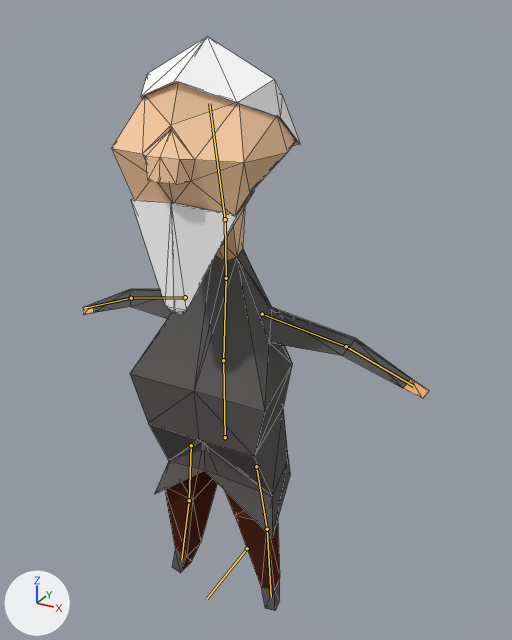
The Blender file TheOvercoat/Assets/Models(blend)/Karakterler/armature1.blend as it was, and as the next commit left it.
One viewpoint serves both versions: a camera (50 mm lens) standing at (1.082, -1.701, 1.963) and looking at (-0.006, 0.277, 0.974). Arrows for +X, +Y and +Z are at lower left; the lights stay in place. The bones that bend it are drawn over the model as lines. Mesh edges are drawn as thin lines.
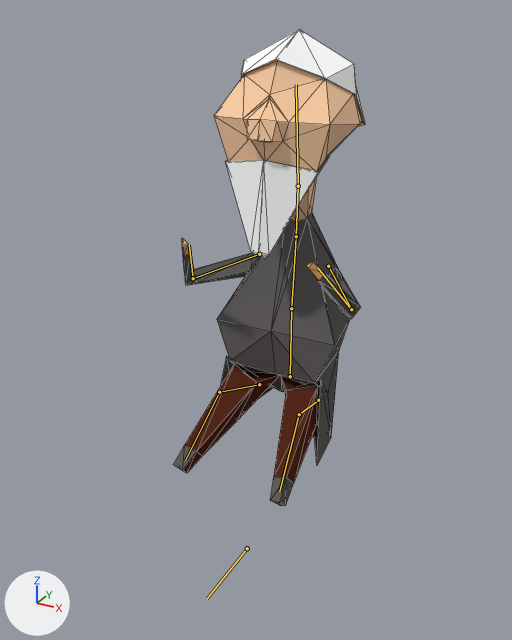
The newer file adds an action. The first version stands in its rest pose; the second is drawn at frame 14 of the action 'HorseRiderWhip'.

Location of each change, (x1, y1, x2, y2) in pixels of the pictures (512 x 640 px):
'Cube.000', posed (44% narrower, 17% shorter)
    before: (83, 36, 429, 611)
    after: (173, 29, 365, 506)
bone 'Torso', root to tip
    before: (225, 437) to (223, 360)
    after: (290, 376) to (291, 308)
bone 'Neck', root to tip
    before: (226, 278) to (225, 219)
    after: (296, 236) to (298, 186)
bone 'Head', root to tip
    before: (225, 219) to (209, 103)
    after: (298, 186) to (296, 84)

The edits, one by one:
Bone 'Torso' (bone_torso) moves from (0.0, 0.0, 0.0) to (0.0, 0.0, -0.754).
Bone 'Neck' (bone_neck) turns from (0, 0, 0) to (-1, 0, 0) degrees about its own x, y and z.
Bone 'Head' (bone_head) turns from (0, 0, 0) to (-5, 0, 0) degrees about its own x, y and z.
Bone 'HandIK.R' (bone_handik_r) moves from (0.0, 0.0, 0.0) to (-0.26, -0.616, 0.232).
Bone 'FootIK.R' (bone_footik_r) moves from (0.0, 0.0, 0.0) to (0.0, -0.084, 0.642).
Bone 'ArmIK.R' (bone_armik_r) moves from (0.0, 0.0, 0.0) to (1.671, -0.824, -0.974).
Bone 'LegIK.R' (bone_legik_r) moves from (0.0, 0.0, 0.0) to (-0.642, -0.54, 0.663).
Bone 'HandIK.L' (bone_handik_l) moves from (0.0, 0.0, 0.0) to (0.26, -0.616, 0.232).
Bone 'FootIK.L' (bone_footik_l) moves from (0.0, 0.0, 0.0) to (0.0, -0.084, 0.642).
Bone 'ArmIK.L' (bone_armik_l) moves from (0.0, 0.0, 0.0) to (0.934, -0.813, -1.673).
Bone 'LegIK.L' (bone_legik_l) moves from (0.0, 0.0, 0.0) to (-0.633, -0.54, 0.673).
